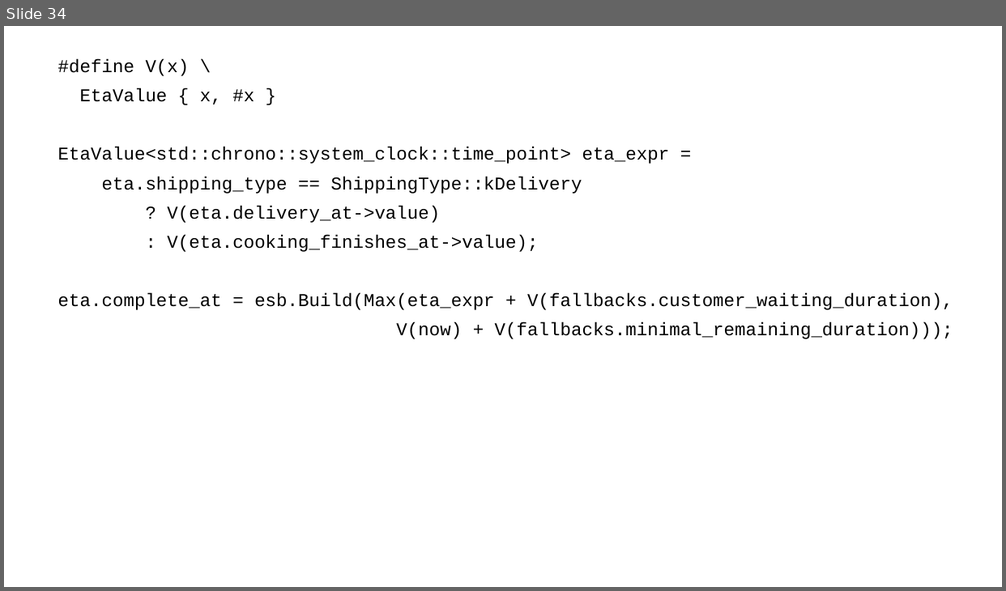
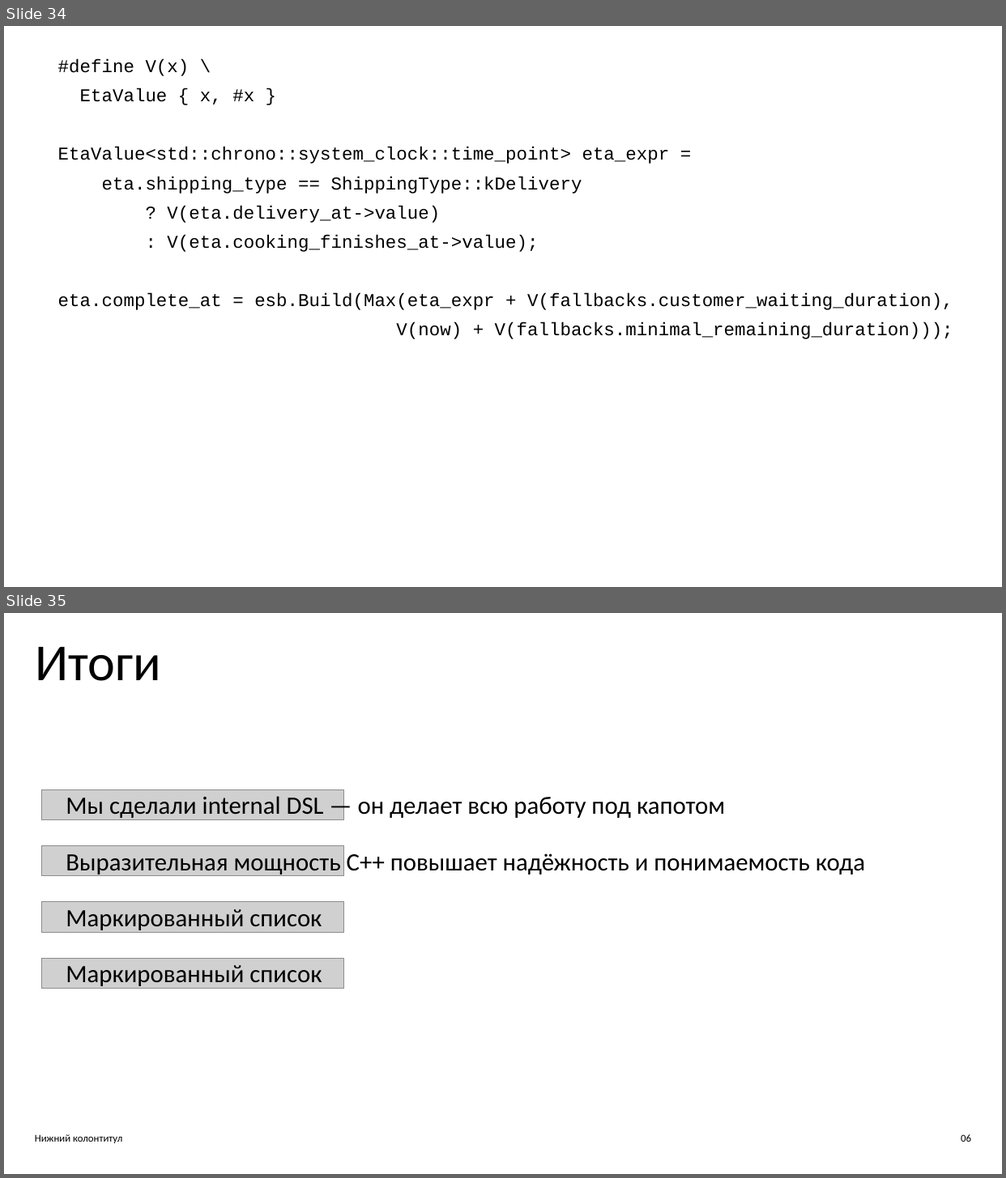
Before and after one commit to ishfb/zcc23, a slide deck: slides.pptx. Shown one above the other, each under a label of ours: slide 34 before the commit, slides 34 and 35 after it. The pictures are 1006x591 and 1006x1178 pixels, drawn with LibreOffice and Linux fonts; fonts in the diff are those of the drawing; grey boxes stand for pictures. Boxes give left, top, right and bottom in pixels: in the first picture for what was removed or moved away, otherwise in the second. Text is boxed around its words. In the diff, an @@ line names an element or a change of style, - is before the commit and + after.

```diff
--- a/slides.pptx
+++ b/slides.pptx
@@ slide 35 added at [4, 613, 1002, 1174], background #FFFFFF @@
@@ text added at [35, 646, 161, 681], 75 pt, text #000000 @@
+Итоги
@@ rectangle added at [18, 791, 34, 810], fill #FFFFFF @@
@@ picture added at [41, 790, 343, 820] @@
@@ text added at [66, 796, 725, 821], 36 pt, text #000000 @@
+Мы сделали internal DSL — он делает всю работу под капотом
@@ picture added at [41, 846, 343, 876] @@
@@ text added at [66, 854, 865, 877], 36 pt, text #000000 @@
+Выразительная мощность С++ повышает надёжность и понимаемость кода
@@ picture added at [41, 902, 343, 932] @@
@@ text added at [66, 909, 322, 933], 36 pt, text #000000 @@
+Маркированный список
@@ picture added at [41, 958, 343, 988] @@
@@ text added at [66, 965, 322, 990], 36 pt, text #000000 @@
+Маркированный список
@@ text added at [35, 1135, 122, 1144], 15 pt, text #000000 @@
+Нижний колонтитул
@@ text added at [961, 1135, 971, 1142], 15 pt, text #000000 @@
+06
```
Also in this commit, not shown: 2 slides changed, 2 other slides added.
